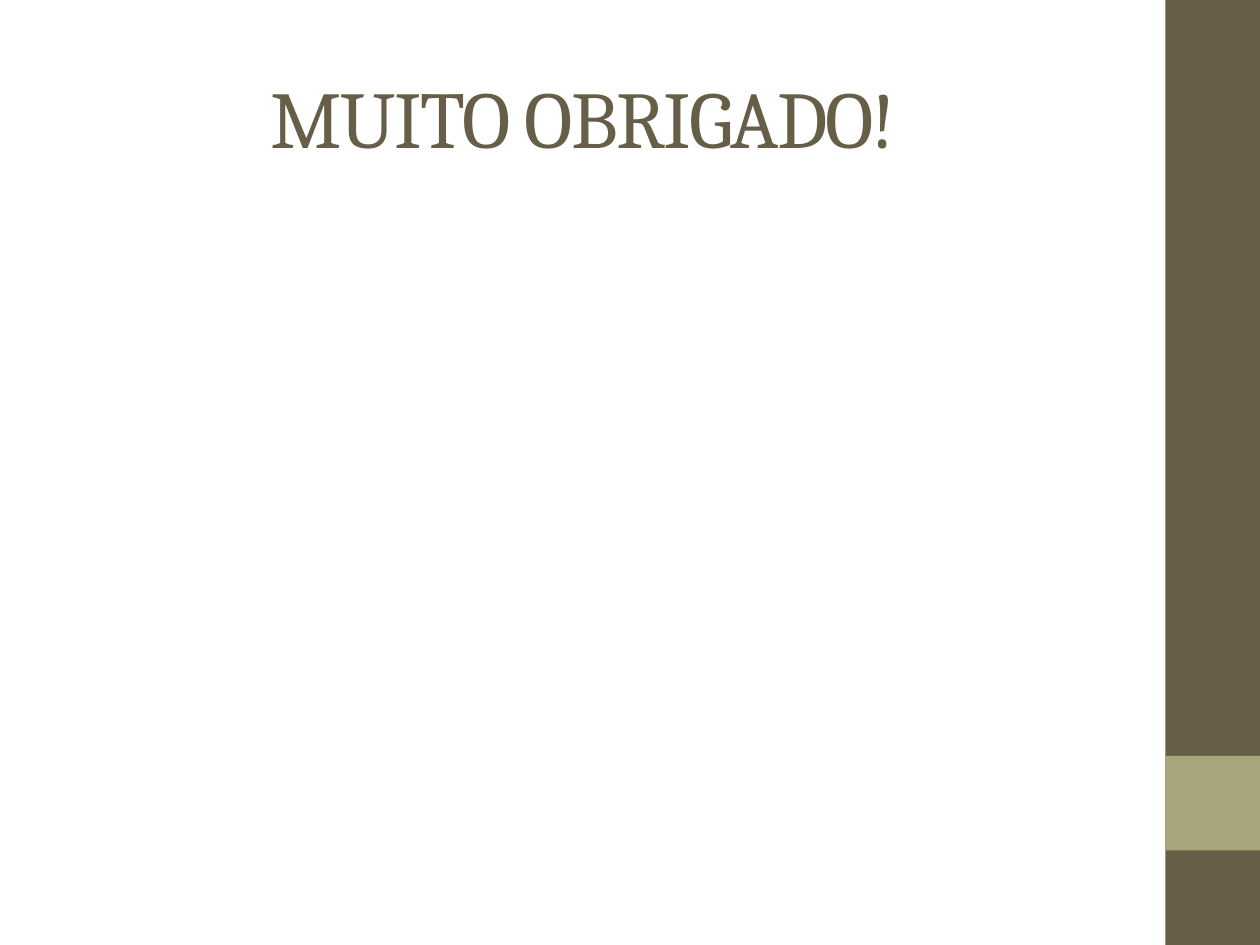
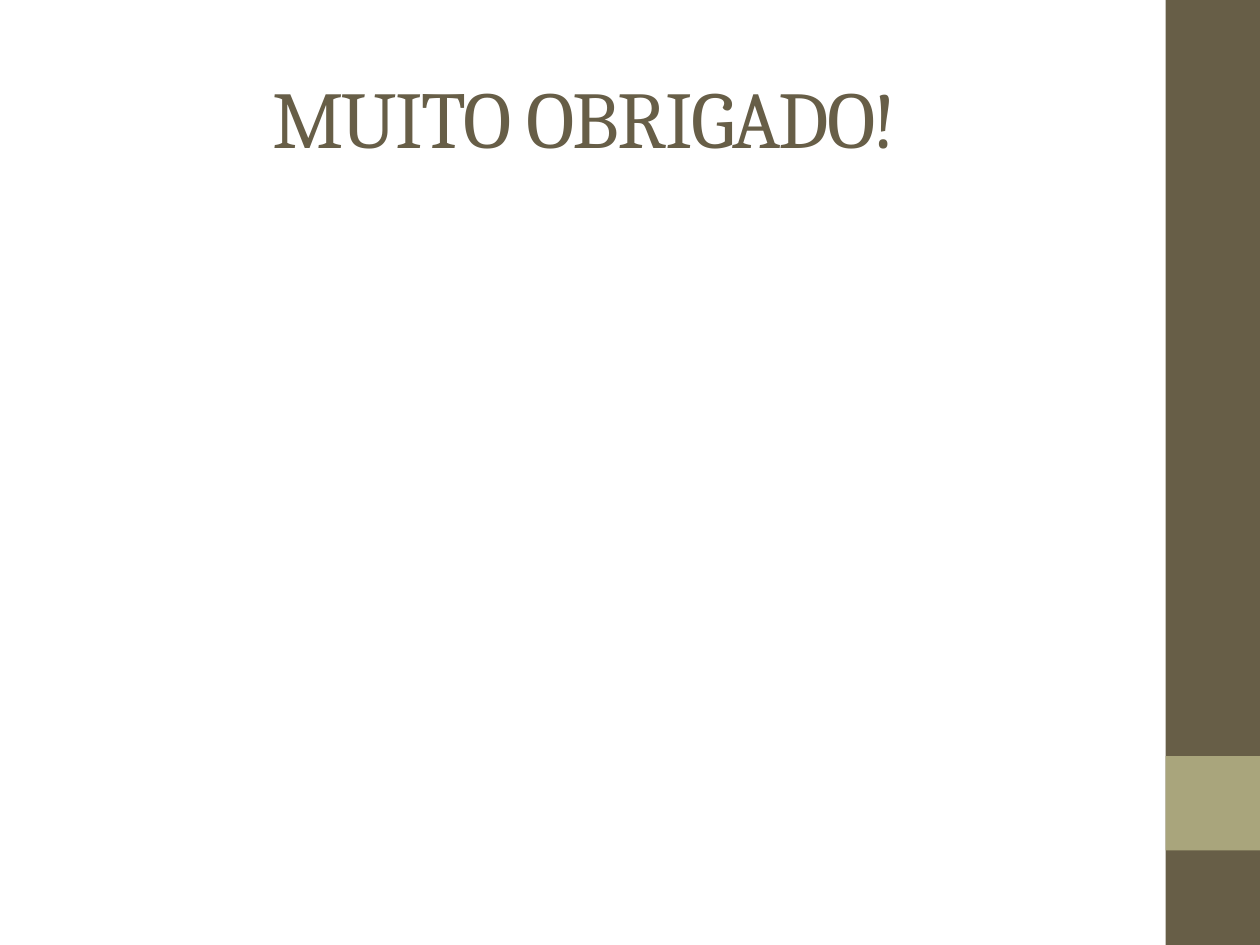
Before and after one commit to sisunigit/EDBucketSort, a slide deck: slide 8 of Documentos/Estrutura de Dados Trabalho.pptx. Drawn at 1260x945 pixels with LibreOffice and Linux fonts; fonts in the diff are those of the drawing. Boxes give left, top, right and bottom in pixels: in the first picture for what was removed or moved away, otherwise in the second. Text is boxed around its words. In the diff, an @@ line names an element or a change of style, - is before the commit and + after.

```diff
--- a/Documentos/Estrutura de Dados Trabalho.pptx
+++ b/Documentos/Estrutura de Dados Trabalho.pptx
@@ text "MUITO OBRIGADO!" at (x1=272, y1=93, x2=897, y2=149): letter spacing -1 to -0.9 pt @@
```
Also in this commit, not shown: 7 other slides changed, 1 slide added, 1 slide removed, 1 other file.
